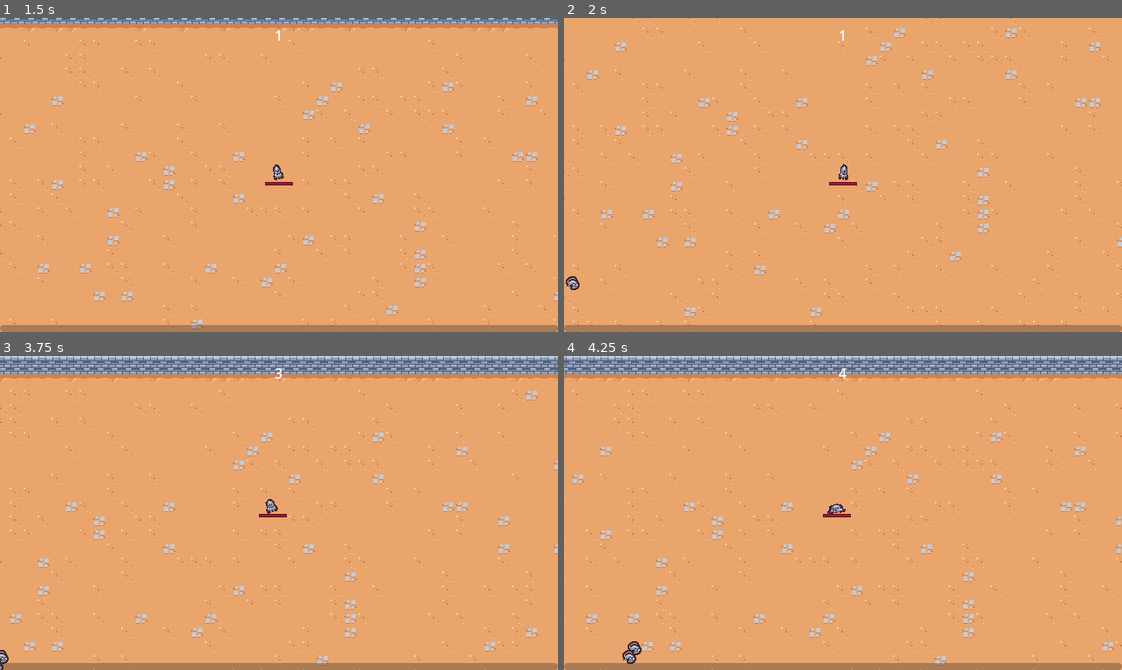
Above: before the commit, frames 1-4 (two rows, left to right).
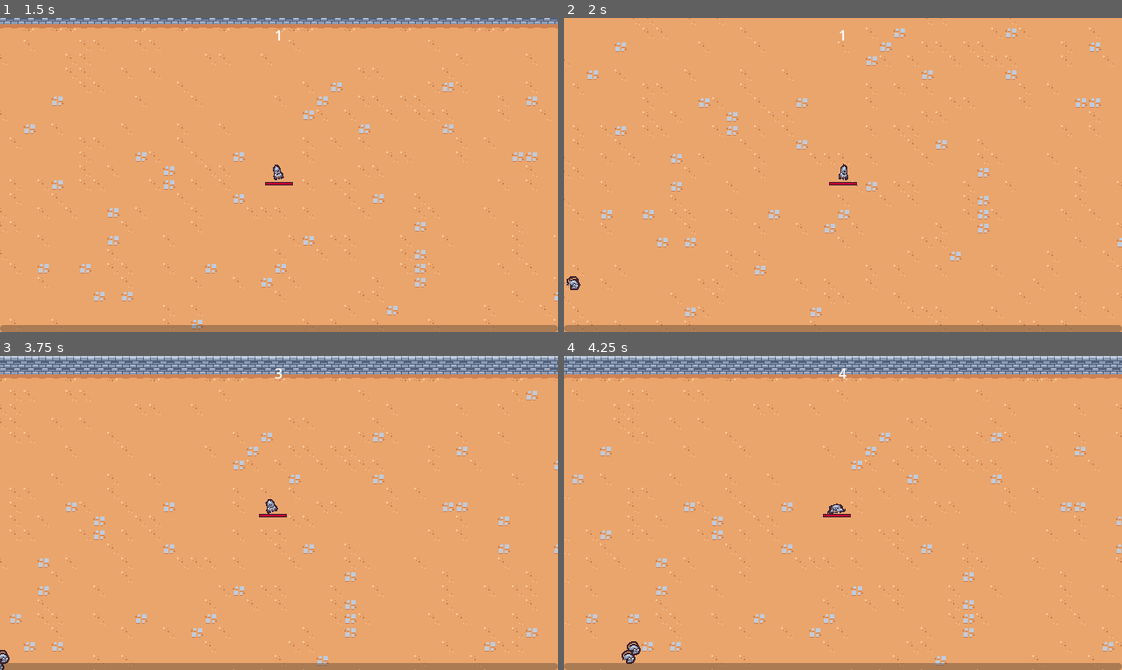
Above: after the commit, the same moments.

Repository: SugarF0x/2D-survivor-course
Game: Godot game, scene res://scenes/main/main.tscn
Same seed, same stepped clock (60 frames per second), same inputs: the game is played once before the commit and once after it.
Inputs (mouse positions are in pixels of both pictures, inside the frame that each line leads up to):
- Up to frame 1 (1.5 s): move the mouse to (401, 159) at 0.52 s; press the mouse at (401, 159) at 0.53 s; hold D (move_right) 0.53-1.28 s; move the mouse to (167, 190) at 1.27 s; release the mouse at (167, 190) at 1.28 s; hold S (move_down) from 1.28 s (still down); click (167, 190) at 1.35 s
- Up to frame 2 (2 s): keep holding S (move_down)
- Up to frame 3 (3.75 s): move the mouse to (334, 443) at 2.02 s; release S (move_down) at 2.03 s; press the mouse at (334, 443) at 2.03 s; hold D (move_right) 2.03-2.78 s; move the mouse to (251, 575) at 2.77 s; release the mouse at (251, 575) at 2.78 s; hold W (move_up) 2.78-3.53 s; click (251, 575) at 2.85 s; move the mouse to (446, 560) at 3.52 s; press the mouse at (446, 560) at 3.53 s; hold A (move_left) from 3.53 s (still down)
- Up to frame 4 (4.25 s): keep holding A (move_left)

Frame 1 is identical in both runs. In frame 2, less than 0.1% of the frame differs, in the area x 0-3%, y 82-87%; in frame 3, less than 0.1%; in frame 4, less than 0.1%, in the area x 10-14%, y 90-99%.

Commit message:
add snake skitter animation

Diff:
--- a/scenes/game_object/basic_enemy/basic_enemy.tscn
+++ b/scenes/game_object/basic_enemy/basic_enemy.tscn
@@ -1,10 +1,96 @@
-[gd_scene load_steps=8 format=3 uid="uid://d20rfxp85rupu"]
+[gd_scene load_steps=11 format=3 uid="uid://d20rfxp85rupu"]
 
 [ext_resource type="Script" path="res://scenes/game_object/basic_enemy/basic_enemy.gd" id="1_tw24d"]
 [ext_resource type="PackedScene" uid="uid://bn84306o0wkgh" path="res://scenes/component/health_component.tscn" id="2_1jy0h"]
 [ext_resource type="Texture2D" uid="uid://b2pnburqp4nhb" path="res://scenes/game_object/basic_enemy/basic_enemy.png" id="2_b1arm"]
 [ext_resource type="PackedScene" uid="uid://b15lupvd27gsi" path="res://scenes/component/vial_drop_component.tscn" id="2_cukak"]
 [ext_resource type="PackedScene" uid="uid://b7c4r48s2rjun" path="res://scenes/component/hurtbox_component.tscn" id="4_batfw"]
+
+[sub_resource type="Animation" id="Animation_r2fmj"]
+resource_name = "walk"
+length = 0.4
+loop_mode = 1
+tracks/0/type = "value"
+tracks/0/imported = false
+tracks/0/enabled = true
+tracks/0/path = NodePath("Visuals/Sprite2D:position")
+tracks/0/interp = 1
+tracks/0/loop_wrap = true
+tracks/0/keys = {
+"times": PackedFloat32Array(0, 0.1, 0.3),
+"transitions": PackedFloat32Array(1, 1, 1),
+"update": 0,
+"values": [Vector2(2.08165e-12, 2.08165e-12), Vector2(-2, 0), Vector2(2, 0)]
+}
+tracks/1/type = "value"
+tracks/1/imported = false
+tracks/1/enabled = true
+tracks/1/path = NodePath("Visuals/Sprite2D:rotation")
+tracks/1/interp = 1
+tracks/1/loop_wrap = true
+tracks/1/keys = {
+"times": PackedFloat32Array(0, 0.1, 0.2, 0.3),
+"transitions": PackedFloat32Array(1, 1, 1, 1),
+"update": 0,
+"values": [0.174533, -0.174533, 0.174533, -0.174533]
+}
+tracks/2/type = "value"
+tracks/2/imported = false
+tracks/2/enabled = true
+tracks/2/path = NodePath("Visuals/Sprite2D:scale")
+tracks/2/interp = 1
+tracks/2/loop_wrap = true
+tracks/2/keys = {
+"times": PackedFloat32Array(0),
+"transitions": PackedFloat32Array(1),
+"update": 0,
+"values": [Vector2(1, 1)]
+}
+
+[sub_resource type="Animation" id="Animation_brhg6"]
+length = 0.001
+tracks/0/type = "value"
+tracks/0/imported = false
+tracks/0/enabled = true
+tracks/0/path = NodePath("Visuals/Sprite2D:position")
+tracks/0/interp = 1
+tracks/0/loop_wrap = true
+tracks/0/keys = {
+"times": PackedFloat32Array(0),
+"transitions": PackedFloat32Array(1),
+"update": 0,
+"values": [Vector2(2.08165e-12, 2.08165e-12)]
+}
+tracks/1/type = "value"
+tracks/1/imported = false
+tracks/1/enabled = true
+tracks/1/path = NodePath("Visuals/Sprite2D:rotation")
+tracks/1/interp = 1
+tracks/1/loop_wrap = true
+tracks/1/keys = {
+"times": PackedFloat32Array(0),
+"transitions": PackedFloat32Array(1),
+"update": 0,
+"values": [0.0]
+}
+tracks/2/type = "value"
+tracks/2/imported = false
+tracks/2/enabled = true
+tracks/2/path = NodePath("Visuals/Sprite2D:scale")
+tracks/2/interp = 1
+tracks/2/loop_wrap = true
+tracks/2/keys = {
+"times": PackedFloat32Array(0),
+"transitions": PackedFloat32Array(1),
+"update": 0,
+"values": [Vector2(1, 1)]
+}
+
+[sub_resource type="AnimationLibrary" id="AnimationLibrary_4yqe3"]
+_data = {
+"RESET": SubResource("Animation_brhg6"),
+"walk": SubResource("Animation_r2fmj")
+}
 
 [sub_resource type="CircleShape2D" id="CircleShape2D_8ylrt"]
 radius = 12.0
@@ -18,22 +104,34 @@
 motion_mode = 1
 script = ExtResource("1_tw24d")
 
+[node name="AnimationPlayer" type="AnimationPlayer" parent="."]
+autoplay = "walk"
+libraries = {
+"": SubResource("AnimationLibrary_4yqe3")
+}
+
 [node name="VialDropComponent" parent="." node_paths=PackedStringArray("health_component") instance=ExtResource("2_cukak")]
 health_component = NodePath("../HealthComponent")
 
 [node name="HealthComponent" parent="." instance=ExtResource("2_1jy0h")]
 
 [node name="HurtboxComponent" parent="." node_paths=PackedStringArray("health_component") instance=ExtResource("4_batfw")]
+visible = false
 health_component = NodePath("../HealthComponent")
 
 [node name="CollisionShape2D" type="CollisionShape2D" parent="HurtboxComponent"]
 position = Vector2(2.08165e-12, -5)
 shape = SubResource("CircleShape2D_8ylrt")
 
-[node name="Sprite2D" type="Sprite2D" parent="."]
+[node name="Visuals" type="Node2D" parent="."]
+unique_name_in_owner = true
+
+[node name="Sprite2D" type="Sprite2D" parent="Visuals"]
+position = Vector2(2.08165e-12, 2.08165e-12)
 texture = ExtResource("2_b1arm")
 offset = Vector2(2.08165e-12, -4)
 
 [node name="CollisionShape2D" type="CollisionShape2D" parent="."]
+visible = false
 position = Vector2(2.08165e-12, -5)
 shape = SubResource("CircleShape2D_dqvcy")
--- a/scenes/game_object/player/player.tscn
+++ b/scenes/game_object/player/player.tscn
@@ -4,6 +4,45 @@
 [ext_resource type="Script" path="res://scenes/game_object/player/player.gd" id="1_bcfxh"]
 [ext_resource type="PackedScene" uid="uid://qp1lj1qr5ys5" path="res://scenes/ability/sword_ability_controller/sword_ability_controller.tscn" id="2_flk71"]
 [ext_resource type="PackedScene" uid="uid://bn84306o0wkgh" path="res://scenes/component/health_component.tscn" id="2_wu42c"]
+
+[sub_resource type="Animation" id="Animation_by5lf"]
+length = 0.001
+tracks/0/type = "value"
+tracks/0/imported = false
+tracks/0/enabled = true
+tracks/0/path = NodePath("Visuals/Sprite2D:position")
+tracks/0/interp = 1
+tracks/0/loop_wrap = true
+tracks/0/keys = {
+"times": PackedFloat32Array(0),
+"transitions": PackedFloat32Array(1),
+"update": 0,
+"values": [Vector2(0, 0)]
+}
+tracks/1/type = "value"
+tracks/1/imported = false
+tracks/1/enabled = true
+tracks/1/path = NodePath("Visuals/Sprite2D:rotation")
+tracks/1/interp = 1
+tracks/1/loop_wrap = true
+tracks/1/keys = {
+"times": PackedFloat32Array(0),
+"transitions": PackedFloat32Array(1),
+"update": 0,
+"values": [0.0]
+}
+tracks/2/type = "value"
+tracks/2/imported = false
+tracks/2/enabled = true
+tracks/2/path = NodePath("Visuals/Sprite2D:scale")
+tracks/2/interp = 1
+tracks/2/loop_wrap = true
+tracks/2/keys = {
+"times": PackedFloat32Array(0),
+"transitions": PackedFloat32Array(1),
+"update": 0,
+"values": [Vector2(1, 1)]
+}
 
 [sub_resource type="Animation" id="Animation_aj17b"]
 resource_name = "walk"
@@ -44,45 +83,6 @@
 "transitions": PackedFloat32Array(0.812252, 3.73213, 2.46229, 0.659754),
 "update": 0,
 "values": [Vector2(1, 1), Vector2(0.7, 1.2), Vector2(1.3, 0.7), Vector2(1, 1)]
-}
-
-[sub_resource type="Animation" id="Animation_by5lf"]
-length = 0.001
-tracks/0/type = "value"
-tracks/0/imported = false
-tracks/0/enabled = true
-tracks/0/path = NodePath("Visuals/Sprite2D:position")
-tracks/0/interp = 1
-tracks/0/loop_wrap = true
-tracks/0/keys = {
-"times": PackedFloat32Array(0),
-"transitions": PackedFloat32Array(1),
-"update": 0,
-"values": [Vector2(0, 0)]
-}
-tracks/1/type = "value"
-tracks/1/imported = false
-tracks/1/enabled = true
-tracks/1/path = NodePath("Visuals/Sprite2D:rotation")
-tracks/1/interp = 1
-tracks/1/loop_wrap = true
-tracks/1/keys = {
-"times": PackedFloat32Array(0),
-"transitions": PackedFloat32Array(1),
-"update": 0,
-"values": [0.0]
-}
-tracks/2/type = "value"
-tracks/2/imported = false
-tracks/2/enabled = true
-tracks/2/path = NodePath("Visuals/Sprite2D:scale")
-tracks/2/interp = 1
-tracks/2/loop_wrap = true
-tracks/2/keys = {
-"times": PackedFloat32Array(0),
-"transitions": PackedFloat32Array(1),
-"update": 0,
-"values": [Vector2(1, 1)]
 }
 
 [sub_resource type="AnimationLibrary" id="AnimationLibrary_n6uw7"]
